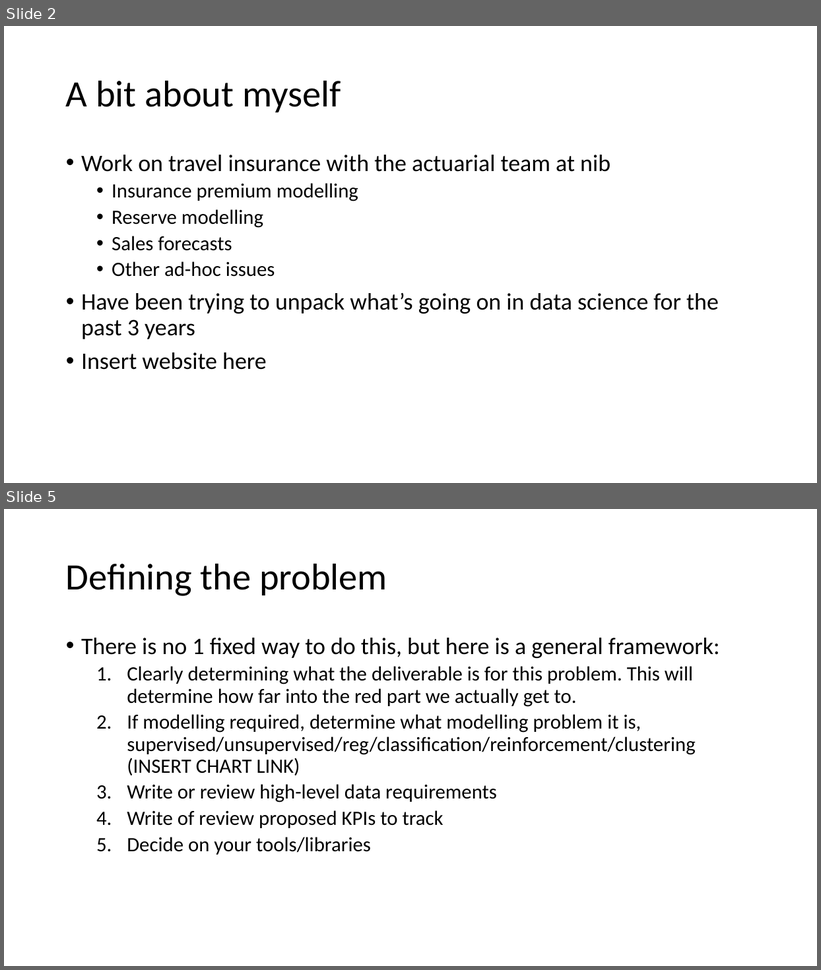
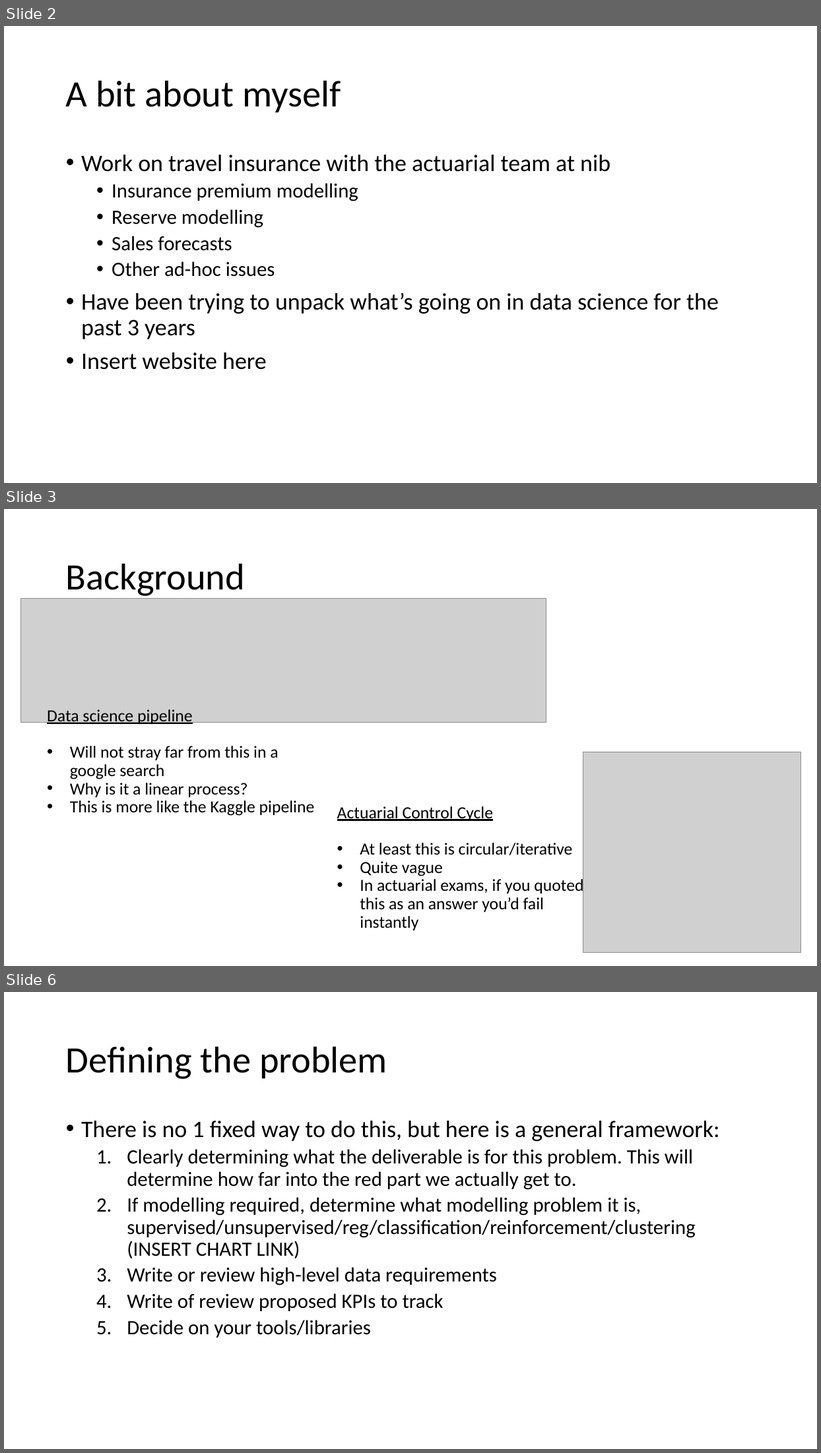
Before and after one commit to jtsw1990/datascience-eda-prezo, a slide deck: Problem Formulation & EDA.pptx. Shown one above the other, each under a label of ours: slides 2 and 5 before the commit, slides 2, 3 and 6 after it; the slides between them are not shown. The pictures are 821x970 and 821x1453 pixels, drawn with LibreOffice and Linux fonts; fonts in the diff are those of the drawing; grey boxes stand for pictures. Boxes give left, top, right and bottom in pixels: in the first picture for what was removed or moved away, otherwise in the second. Text is boxed around its words. In the diff, an @@ line names an element or a change of style, - is before the commit and + after.

```diff
--- a/Problem Formulation & EDA.pptx
+++ b/Problem Formulation & EDA.pptx
@@ slide 3 added at (x1=4, y1=509, x2=817, y2=966), background #FFFFFF @@
@@ title added at (x1=66, y1=563, x2=245, y2=596), 44 pt, text #000000 @@
+Background
@@ picture added at (x1=21, y1=599, x2=547, y2=722) @@
@@ text added at (x1=47, y1=710, x2=315, y2=816), 20 pt, text #000000 @@
+Data science pipeline
+• Will not stray far from this in a google search
+• Why is it a linear process?
+• This is more like the Kaggle pipeline
@@ picture added at (x1=583, y1=753, x2=801, y2=953) @@
@@ text added at (x1=337, y1=807, x2=583, y2=931), 20 pt, text #000000 @@
+Actuarial Control Cycle
+• At least this is circular/iterative
+• Quite vague
+• In actuarial exams, if you quoted this as an answer you’d fail instantly
@@ what was slide 5 is now slide 6 @@
```
Also in this commit, not shown: 2 slides changed, 6 other slides added, 1 slide removed, 5 other files.
